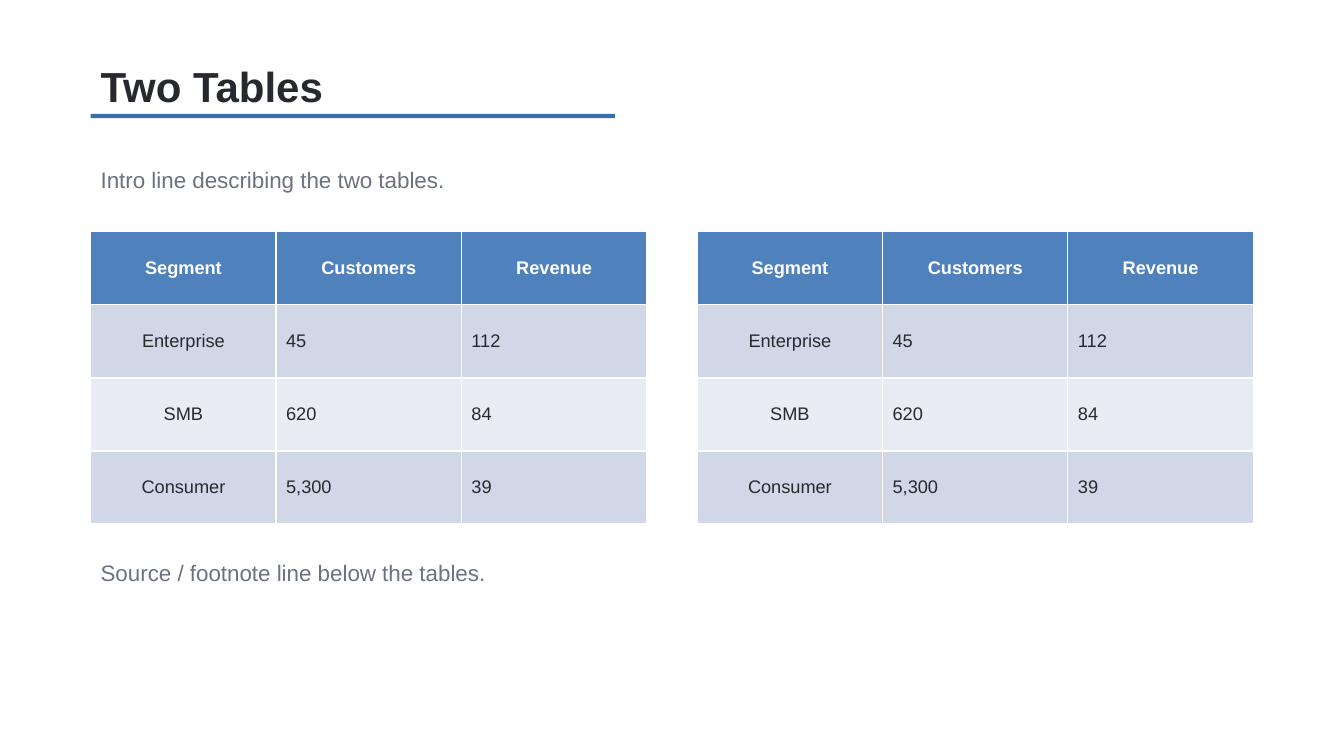
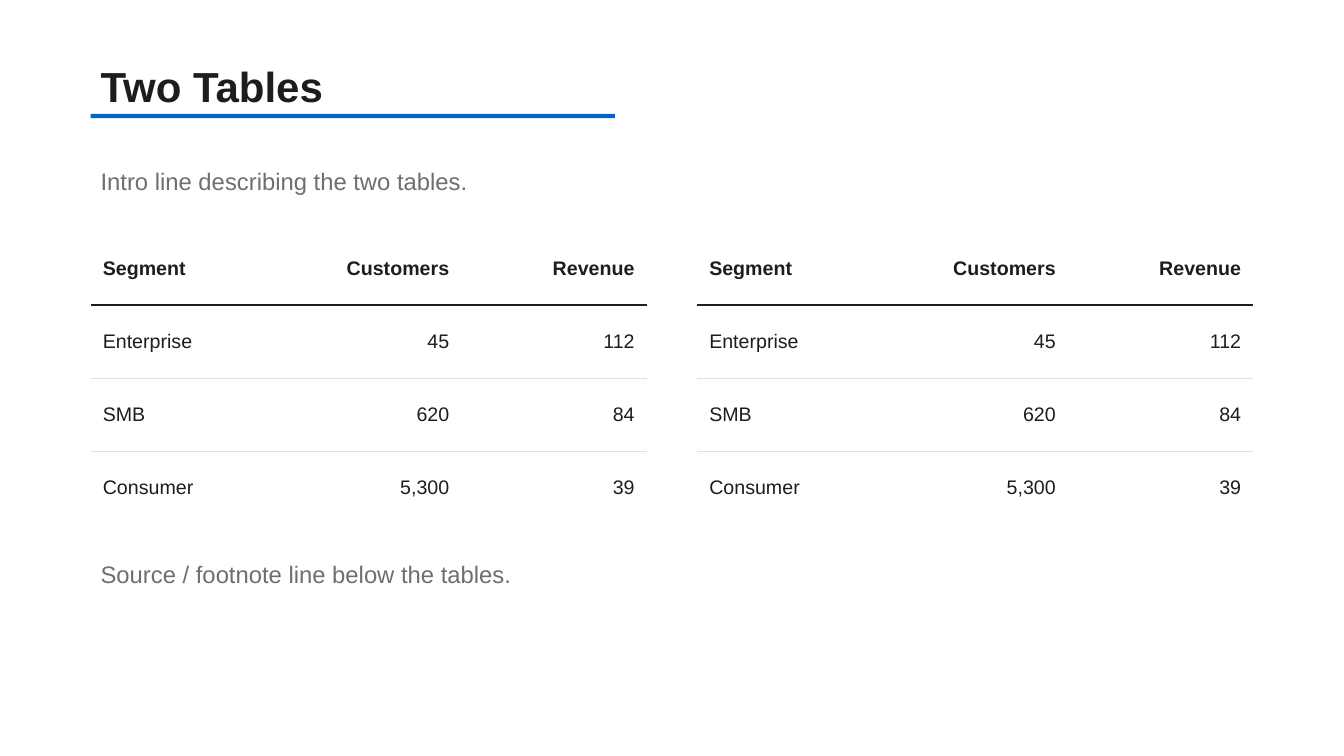
Before and after one commit to TakebumiSuzuki/CC-Dev-Container, a slide deck: slide 14 of template-source/basic_template.pptx. Drawn at 1344x756 pixels with LibreOffice and Linux fonts; fonts in the diff are those of the drawing. Boxes give left, top, right and bottom in pixels: in the first picture for what was removed or moved away, otherwise in the second. Text is boxed around its words. In the diff, an @@ line names an element or a change of style, - is before the commit and + after.

Commit message:
modify design of template pptx

```diff
--- a/template-source/basic_template.pptx
+++ b/template-source/basic_template.pptx
@@ text "Two Tables" at (101, 71, 323, 103): text colour #262A2E to #1D1D1F @@
@@ rectangle at (91, 114, 615, 118): fill #3B6EA5 to #0066CC @@
@@ text "Intro line describing the two ..." at (101, 173, 467, 195): size 16 to 17 pt, text colour #6B7280 to #6E6E73 @@
@@ table at (91, 232, 647, 524) @@
@@ fill #4F81BD to #FFFFFF in row 1 @@
@@ fill #D0D8E8 to #FFFFFF in 6 cells @@
@@ fill #E9EDF4 to #FFFFFF in row 3 @@
@@ size 13 to 14 pt @@
@@ text colour #FFFFFF to #1D1D1F in "Segment", "Customers", "Revenue" @@
@@ text colour #262A2E to #1D1D1F in "Enterprise", "45", "112", "SMB" and 5 more places @@
@@ alignment centre to left @@
@@ alignment centre to right @@
@@ alignment left to right @@
@@ borders changed @@
@@ table at (698, 232, 1254, 524) @@
@@ fill #4F81BD to #FFFFFF in row 1 @@
@@ fill #D0D8E8 to #FFFFFF in 6 cells @@
@@ fill #E9EDF4 to #FFFFFF in row 3 @@
@@ size 13 to 14 pt @@
@@ text colour #FFFFFF to #1D1D1F in "Segment", "Customers", "Revenue" @@
@@ text colour #262A2E to #1D1D1F in "Enterprise", "45", "112", "SMB" and 5 more places @@
@@ alignment centre to left @@
@@ alignment centre to right @@
@@ alignment left to right @@
@@ borders changed @@
@@ text "Source / footnote line below ..." at (101, 566, 511, 583): size 16 to 17 pt, text colour #6B7280 to #6E6E73 @@
```
Also in this commit, not shown: 19 other slides changed, 1 other file.
